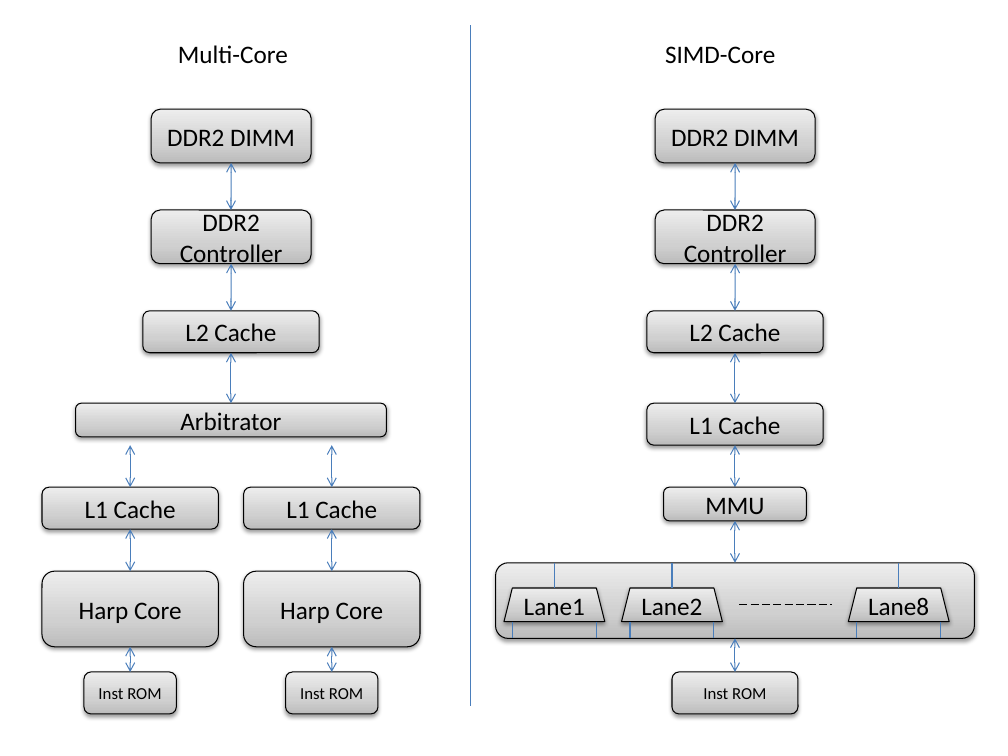
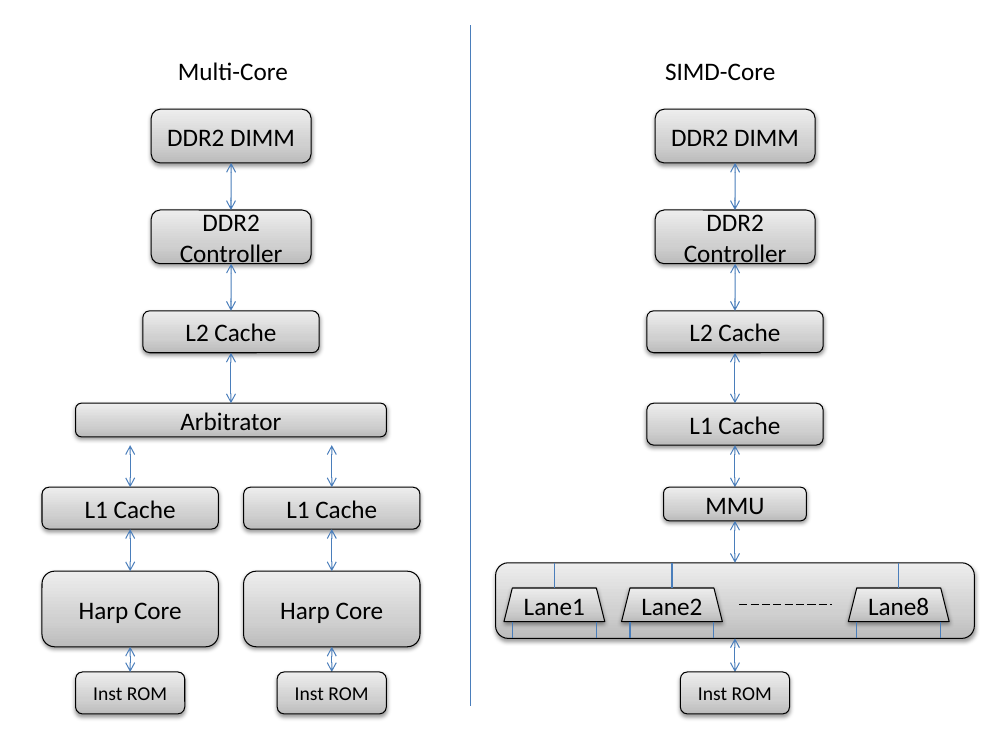
Before and after one commit to nnigania3/harp-system, a slide deck: slide 1 of doc/gatech-thesis-1.8/myfigures/full_system.pptx. Drawn at 1008x756 pixels with LibreOffice and Linux fonts; fonts in the diff are those of the drawing. Boxes give left, top, right and bottom in pixels: in the first picture for what was removed or moved away, otherwise in the second. Text is boxed around its words. In the diff, an @@ line names an element or a change of style, - is before the commit and + after.

```diff
--- a/doc/gatech-thesis-1.8/myfigures/full_system.pptx
+++ b/doc/gatech-thesis-1.8/myfigures/full_system.pptx
@@ text "Multi-Core": place and size @@
-text "Multi-Core" at [178,45,288,63]
+text "Multi-Core" at [178,62,288,80]
@@ text "SIMD-Core": place and size @@
-text "SIMD-Core" at [665,46,775,63]
+text "SIMD-Core" at [665,63,775,80]
@@ rounded rectangle "Inst ROM": place and size @@
-rounded rectangle "Inst ROM" at [84,672,176,715]
+rounded rectangle "Inst ROM" at [76,672,184,715]
@@ size 12 to 14 pt in 3 elements at [76,672,184,715], [680,672,789,715], [277,672,386,715] @@
@@ rounded rectangle "Inst ROM": place and size @@
-rounded rectangle "Inst ROM" at [285,672,378,715]
+rounded rectangle "Inst ROM" at [277,672,386,715]
@@ rounded rectangle "Inst ROM": place and size @@
-rounded rectangle "Inst ROM" at [672,672,798,715]
+rounded rectangle "Inst ROM" at [680,672,789,715]
```
Also in this commit, not shown: 35 other files.
